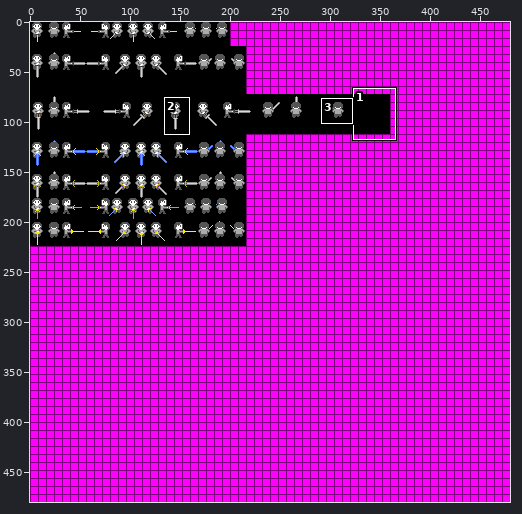
A sprite sheet gets an edit: res/Sprites/Player_Sprites/player_sword_sheet.png. Above, an overview of the earlier version with the close-up marked.
Close-up. Before the commit:
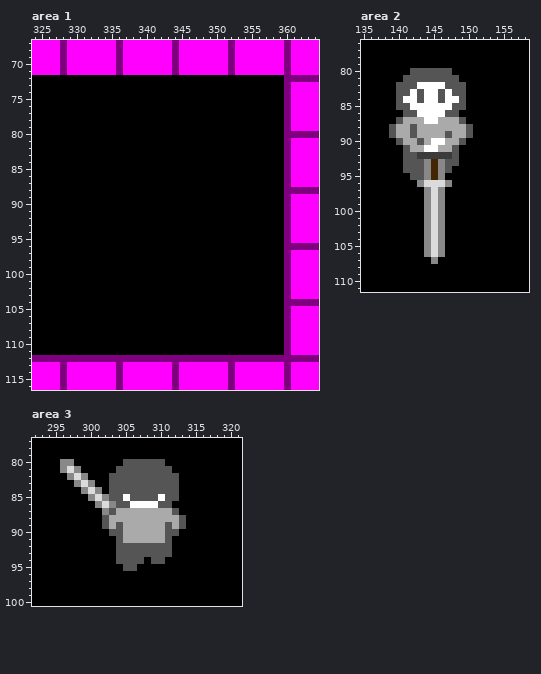
The file is 480x480 pixels. Colours within 5 levels of each other are drawn and written as one. Shown: area 1: x 324..364, y 67..116; area 2: x 135..158, y 76..111; area 3: x 292..321, y 77..100. The commit also changed other parts of the picture, which this record leaves out.
After:
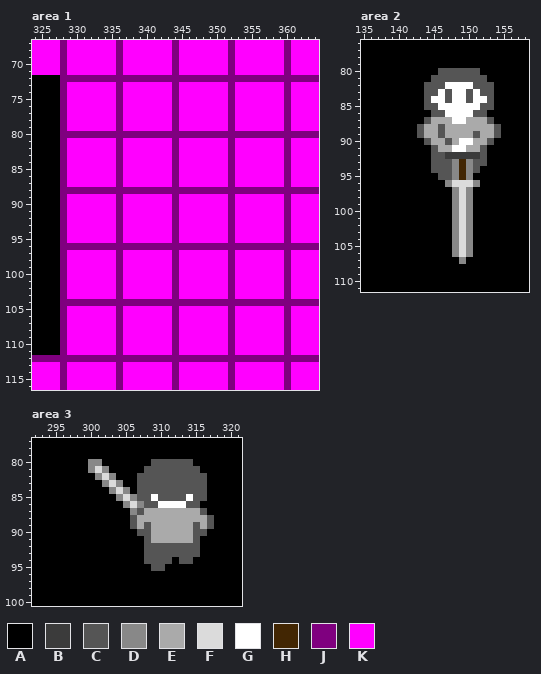
Palette (. is transparent): A #000000  B #3b3b3b  C #555555  D #888888  E #aaaaaa  F #dbdbdb  G #ffffff  H #422603  J #7f007f  K #ff00ff
Diff:
Area 1:
y 72: x 328..359 AAAAAAAAAAAAAAAAAAAAAAAAAAAAAAAA -> JJJJJJJJJJJJJJJJJJJJJJJJJJJJJJJJ
y 73..79: x 328..359 AAAAAAAAAAAAAAAAAAAAAAAAAAAAAAAA -> JKKKKKKKJKKKKKKKJKKKKKKKJKKKKKKK
y 80: x 328..359 AAAAAAAAAAAAAAAAAAAAAAAAAAAAAAAA -> JJJJJJJJJJJJJJJJJJJJJJJJJJJJJJJJ
y 81..87: x 328..359 AAAAAAAAAAAAAAAAAAAAAAAAAAAAAAAA -> JKKKKKKKJKKKKKKKJKKKKKKKJKKKKKKK
y 88: x 328..359 AAAAAAAAAAAAAAAAAAAAAAAAAAAAAAAA -> JJJJJJJJJJJJJJJJJJJJJJJJJJJJJJJJ
y 89..95: x 328..359 AAAAAAAAAAAAAAAAAAAAAAAAAAAAAAAA -> JKKKKKKKJKKKKKKKJKKKKKKKJKKKKKKK
y 96: x 328..359 AAAAAAAAAAAAAAAAAAAAAAAAAAAAAAAA -> JJJJJJJJJJJJJJJJJJJJJJJJJJJJJJJJ
y 97..103: x 328..359 AAAAAAAAAAAAAAAAAAAAAAAAAAAAAAAA -> JKKKKKKKJKKKKKKKJKKKKKKKJKKKKKKK
y 104: x 328..359 AAAAAAAAAAAAAAAAAAAAAAAAAAAAAAAA -> JJJJJJJJJJJJJJJJJJJJJJJJJJJJJJJJ
y 105..111: x 328..359 AAAAAAAAAAAAAAAAAAAAAAAAAAAAAAAA -> JKKKKKKKJKKKKKKKJKKKKKKKJKKKKKKK
Area 2:
y 80: x 142..145 CCCC -> AAAA; x 148..151 AAAA -> CCCC
y 81: x 141..144 CCCC -> AAAA; x 149..152 AAAA -> CCCC
y 82: x 140..153 CCCGGGGCCCAAAA -> AAAACCCGGGGCCC
y 83: x 140..153 CCGCGGCGCCAAAA -> AAAACCGCGGCGCC
y 84: x 140..144 CGGCG -> AAAAC; x 146..147 CG -> GC; x 149..153 CAAAA -> GCGGC
y 85: x 140..145 CCGGGG -> AAAACC; x 148..153 CCAAAA -> GGGGCC
y 86: x 141..152 CCGGGGCCAAAA -> AAAACCGGGGCC
y 87: x 140..145 CEEEGG -> AAAACE; x 148..153 ECAAAA -> GGEEEC
y 88: x 139..143 CEECE -> AAAAC; x 146 E -> C; x 150..154 CAAAA -> EEEEC
y 89: x 139..143 CEECE -> AAAAC; x 146..147 EC -> CE; x 150..154 CAAAA -> ECEEC
y 90: x 140..147 CEECEGGE -> AAAACEEC; x 149..153 CAAAA -> GGEEC
y 91: x 141..145 CEEGG -> AAAAC; x 148..152 CAAAA -> GGEEC
y 92: x 141..146 CCBBBB -> AAAACC; x 148..152 CAAAA -> BBBBC
y 93: x 141..146 CCCDHD -> AAAACC; x 148..152 CAAAA -> DHDCC
y 94: x 141..146 CCCDHD -> AAAACC; x 148..151 AAAA -> DHDC
y 95: x 142..150 CCDHDAAAA -> AAAACCDHD
y 96: x 143..146 DFFF -> AAAA; x 148..151 AAAA -> FFFD
y 97..106: x 144..146 DFD -> AAA; x 148..150 AAA -> DFD
y 107: x 145 D -> A; x 149 A -> D
Area 3:
y 80: x 296..297 DD -> AA; x 300..301 AA -> DD; x 305..308 CCCC -> AAAA; x 311..314 AAAA -> CCCC
y 81: x 296..298 DFD -> AAA; x 300..302 AAA -> DFD; x 304..307 CCCC -> AAAA; x 312..315 AAAA -> CCCC
y 82: x 297..299 DFD -> AAA; x 301..306 AACCCC -> DFDAAA; x 313..316 AAAA -> CCCC
y 83: x 298..300 DFD -> AAA; x 302..306 ACCCC -> DFDAA; x 313..316 AAAA -> CCCC
y 84: x 299..301 DFD -> AAA; x 303..306 CCCC -> DFDA; x 313..316 AAAA -> CCCC
y 85: x 300..306 DFDCCGC -> AAAADFD; x 309..310 CG -> GC; x 313..316 AAAA -> CGCC
y 86: x 301..315 DFDCCGGGGCCAAAA -> AAAADFDCCGGGGCC
y 87: x 302..307 DCEEEE -> AAAADC; x 312..316 CAAAA -> EEEEC
y 88: x 302..306 CEEEE -> AAAAC; x 313..317 CAAAA -> EEEEC
y 89: x 302..306 CECEE -> AAAAC; x 308 E -> C; x 311 C -> E; x 313..317 CAAAA -> EECEC
y 90: x 303..308 CCEEEE -> AAAACC; x 311..316 CCAAAA -> EEEECC
y 91: x 304..308 CEEEE -> AAAAC; x 311..315 CAAAA -> EEEEC
y 92..93: x 304..307 CCCC -> AAAA; x 312..315 AAAA -> CCCC
y 94: x 304..308 CCCCA -> AAAAC; x 311 A -> C; x 313..314 AA -> CC
y 95: x 305..306 CC -> AA; x 309..310 AA -> CC
